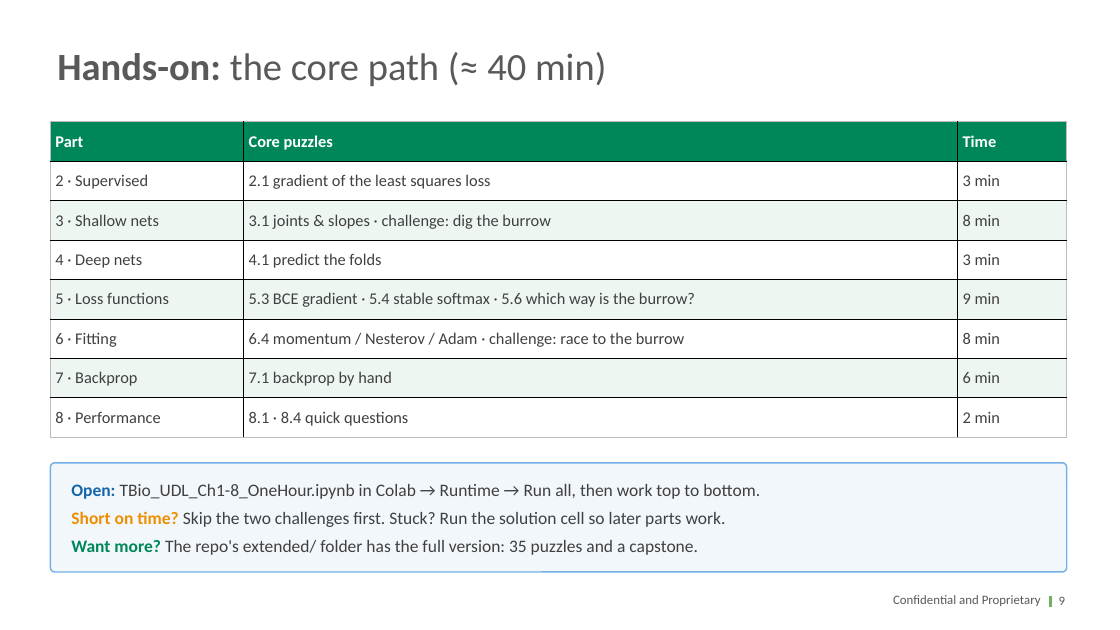
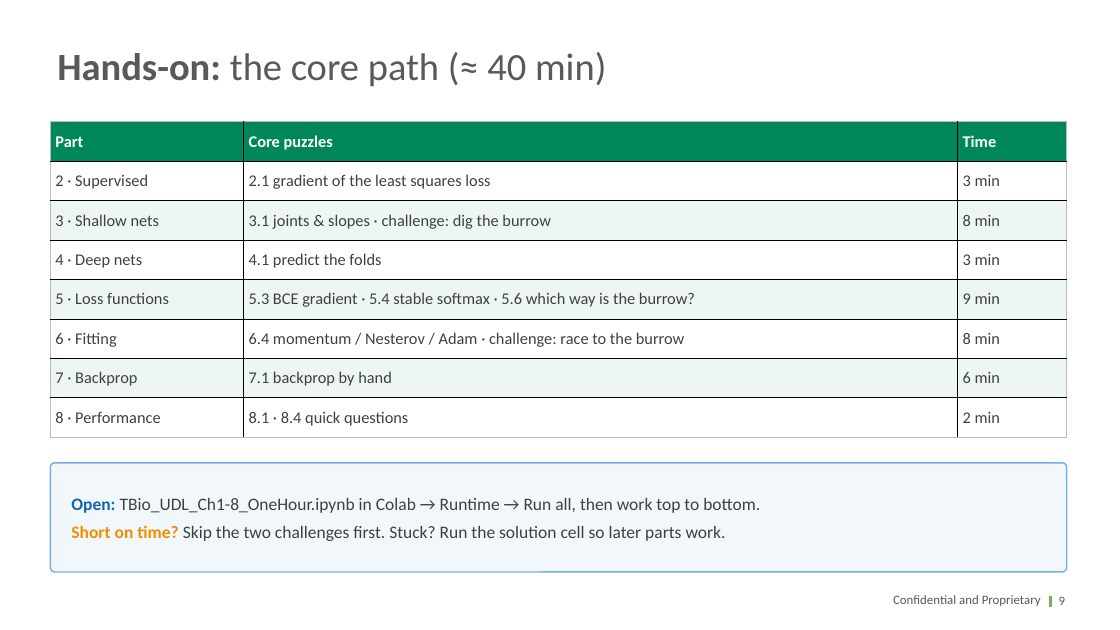
Before and after one commit to transitionbio/udl-ch1-8-tutorial, a slide deck: slide 9 of slides/TBio_UDL_Ch1-8_OneHour.pptx. Drawn at 1120x630 pixels with LibreOffice and Linux fonts; fonts in the diff are those of the drawing; background and template pictures are left out. Boxes give left, top, right and bottom in pixels: in the first picture for what was removed or moved away, otherwise in the second. Text is boxed around its words. In the diff, an @@ line names an element or a change of style, - is before the commit and + after.

```diff
--- a/slides/TBio_UDL_Ch1-8_OneHour.pptx
+++ b/slides/TBio_UDL_Ch1-8_OneHour.pptx
@@ text at <box>71,540,698,555</box>: paragraph removed @@
-Want more? The repo's extended/ folder has the full version: 35 puzzles and a capstone.
```
Also in this commit, not shown: 15 other files.
